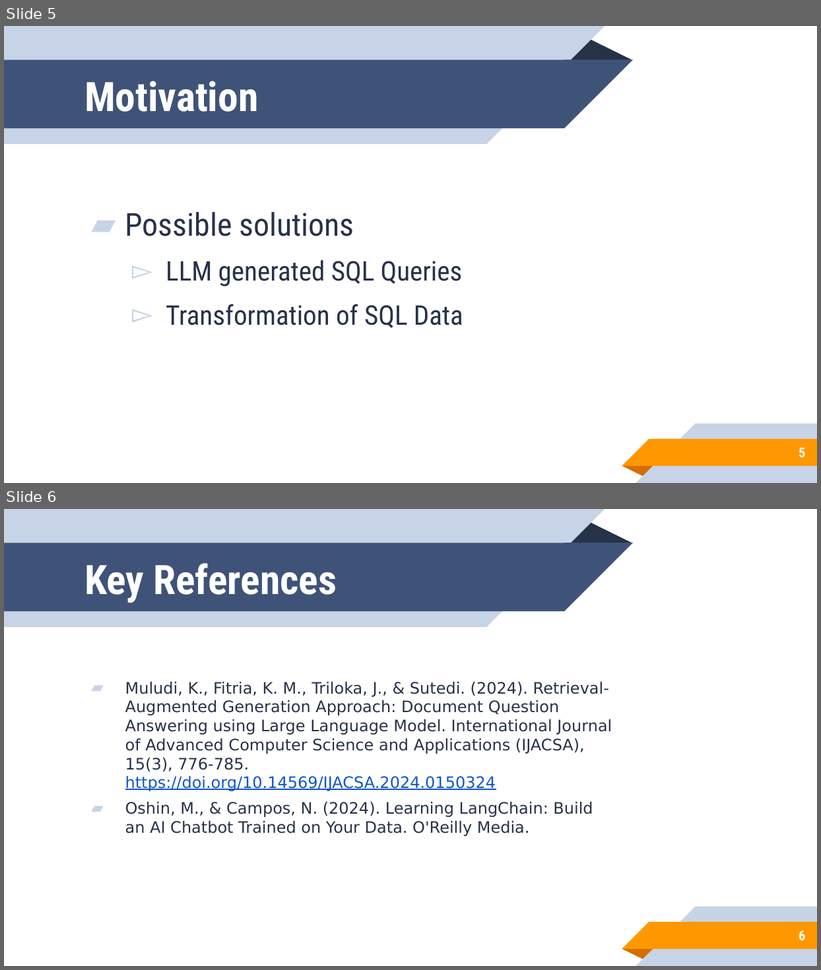
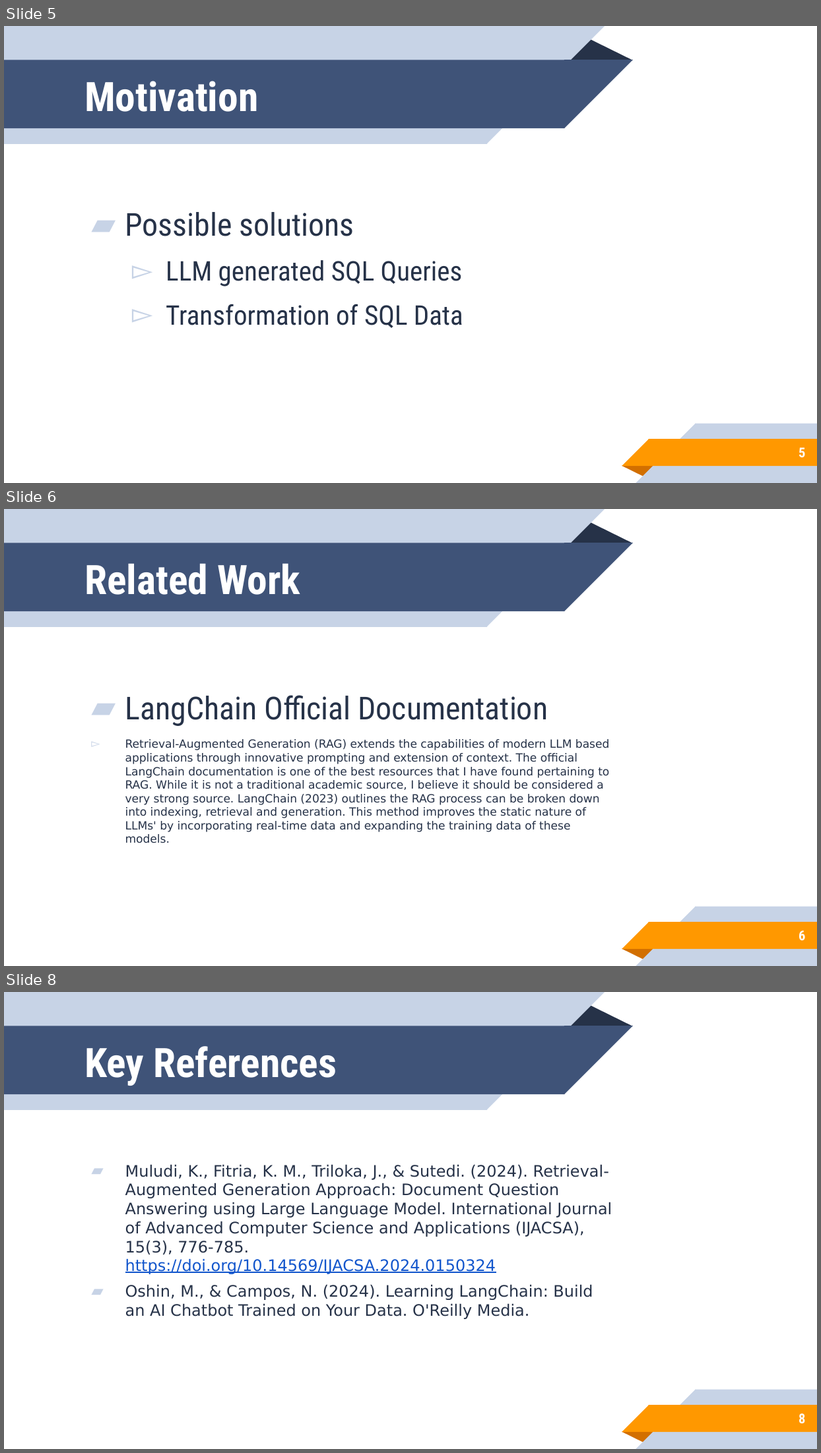
Before and after one commit to JoshuaEmery/687.1-Learning_Rag, a slide deck: Week1/CS 687 Capstone Presentation Template.pptx. Shown one above the other, each under a label of ours: slides 5 and 6 before the commit, slides 5, 6 and 8 after it; the slides between them are not shown. The pictures are 821x970 and 821x1453 pixels, drawn with LibreOffice and Linux fonts; fonts in the diff are those of the drawing; background and template pictures are left out. Boxes give left, top, right and bottom in pixels: in the first picture for what was removed or moved away, otherwise in the second. Text is boxed around its words. In the diff, an @@ line names an element or a change of style, - is before the commit and + after.

```diff
--- a/Week1/CS 687 Capstone Presentation Template.pptx
+++ b/Week1/CS 687 Capstone Presentation Template.pptx
@@ slide 6 added at (4,509,817,966), background #FFFFFF; not listed: 10 template elements that a slide beside it also shows @@
@@ title added at (85,563,300,595), 36 pt, text #FFFFFF, bold @@
+Related Work
@@ text added at (125,695,610,844), 10 pt, text #263248 @@
+▰ LangChain Official Documentation
+  ▻ Retrieval-Augmented Generation (RAG) extends the capabilities of modern LLM based applications through innovative prompting and extension of context. The official LangChain documentation is one of the best resources that I have found pertaining to RAG. While it is not a traditional academic source, I believe it should be considered a very strong source. LangChain (2023) outlines the RAG process can be broken down into indexing, retrieval and generation. This method improves the static nature of LLMs' by incorporating real-time data and expanding the training data of these models.
@@ page number added at (799,931,805,941), 12 pt, text #FFFFFF, bold @@
+6
@@ what was slide 6 is now slide 8 @@
@@ page number at (799,1414,805,1424): text changed @@
-6
+8
```
Also in this commit, not shown: 1 slide changed, 1 other slide added, 7 other files.
